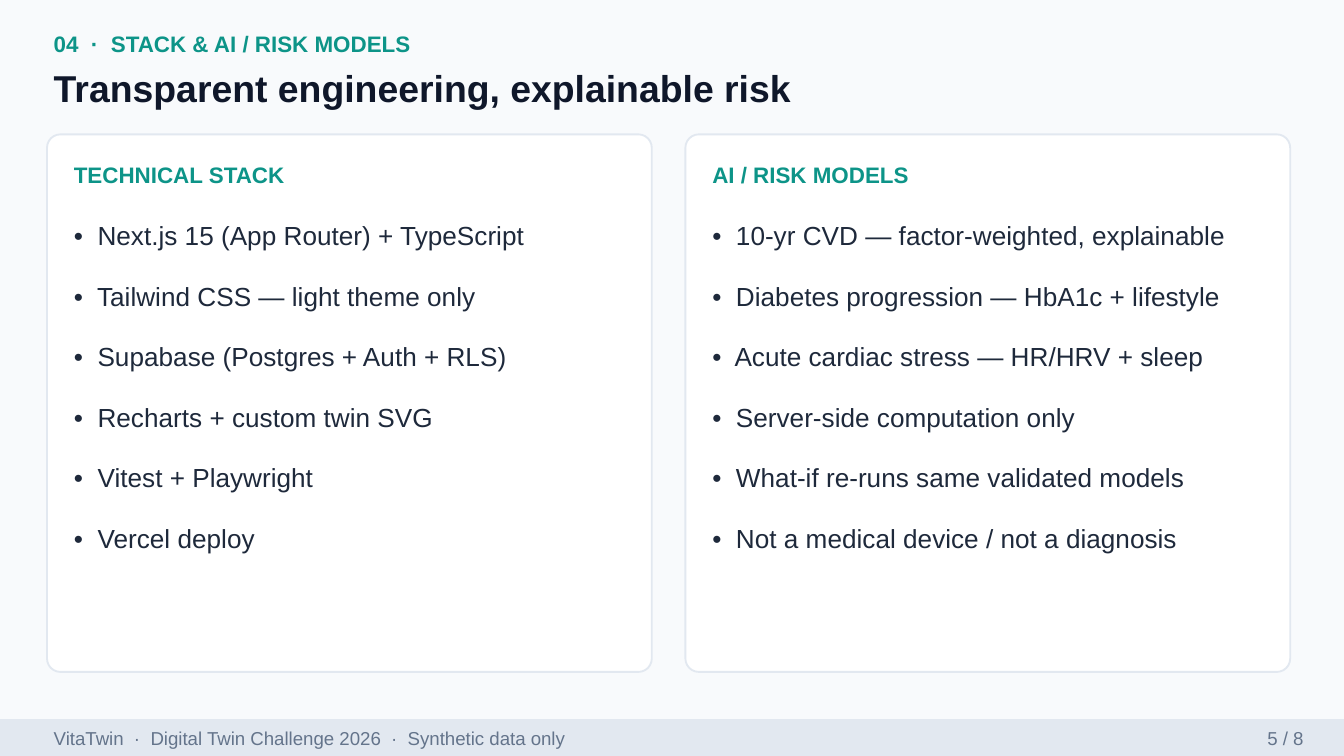
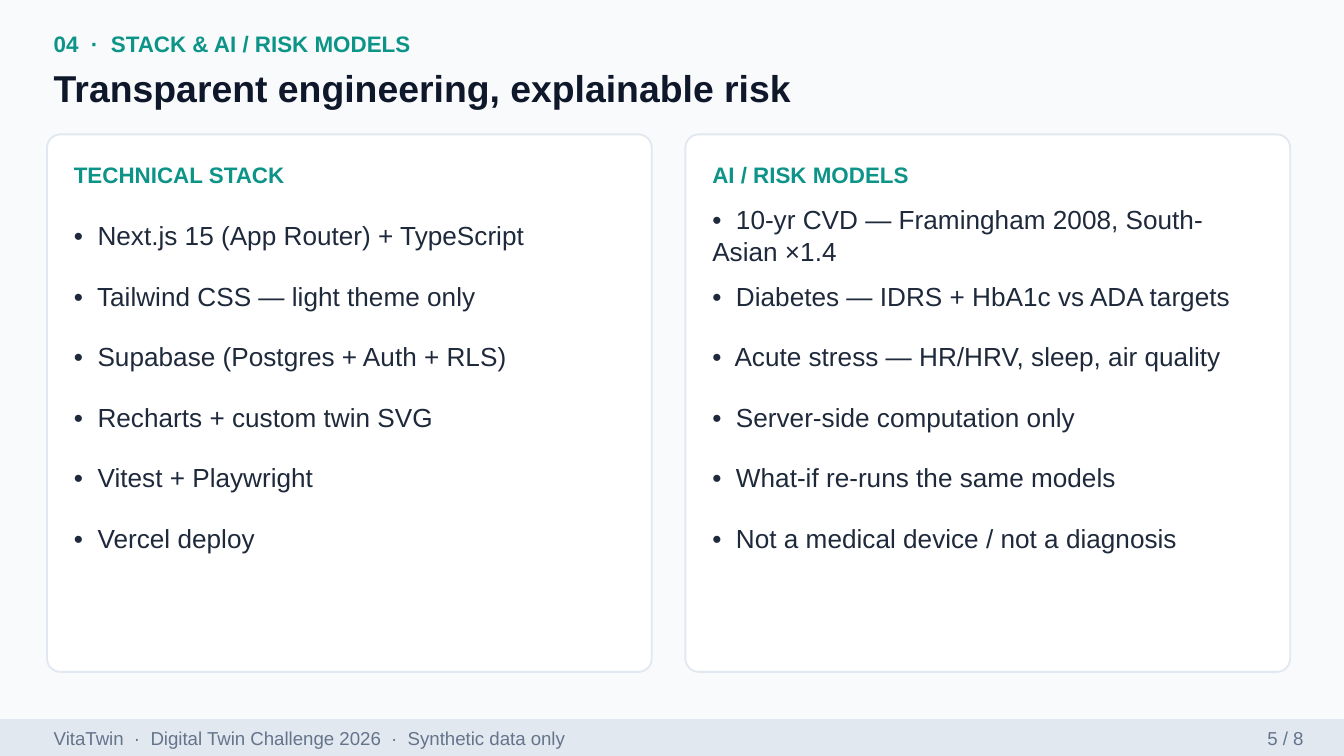
Before and after one commit to Pavan3030-pr/VitaTwin, a slide deck: slide 5 of docs/VitaTwin_Presentation.pptx. Drawn at 1344x756 pixels with LibreOffice and Linux fonts; fonts in the diff are those of the drawing. Boxes give left, top, right and bottom in pixels: in the first picture for what was removed or moved away, otherwise in the second. Text is boxed around its words. In the diff, an @@ line names an element or a change of style, - is before the commit and + after.

```diff
--- a/docs/VitaTwin_Presentation.pptx
+++ b/docs/VitaTwin_Presentation.pptx
@@ text at [712, 210, 1203, 262]: text changed @@
-• 10-yr CVD — factor-weighted, explainable
+• 10-yr CVD — Framingham 2008, South-Asian ×1.4
@@ text at [736, 287, 1230, 311]: text changed @@
-• Diabetes progression — HbA1c + lifestyle
+• Diabetes — IDRS + HbA1c vs ADA targets
@@ text at [735, 347, 1221, 372]: text changed @@
-• Acute cardiac stress — HR/HRV + sleep
+• Acute stress — HR/HRV, sleep, air quality
@@ text at [736, 468, 1115, 488]: text changed @@
-• What-if re-runs same validated models
+• What-if re-runs the same models
```
Also in this commit, not shown: 5 other slides changed.
